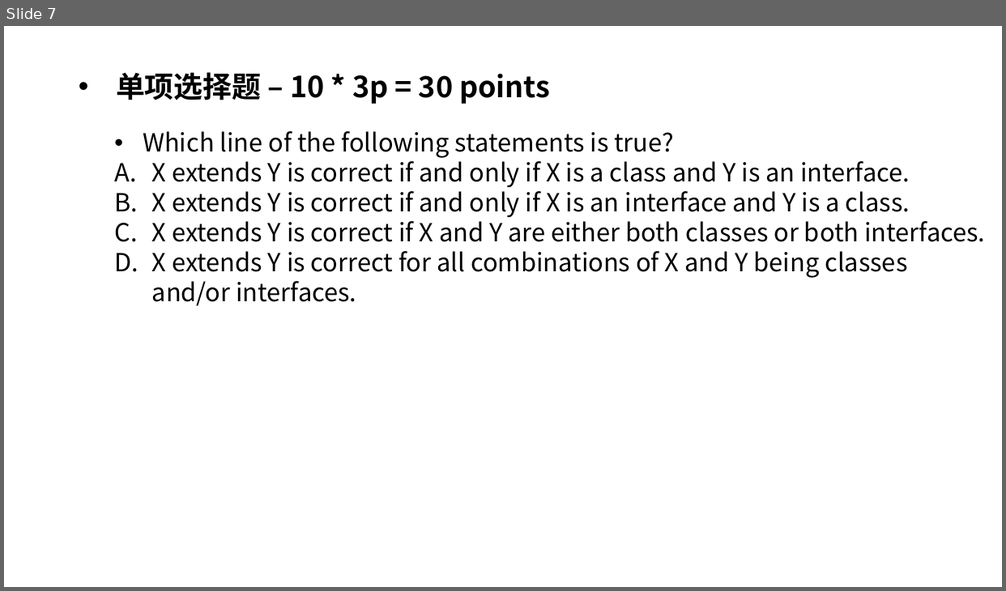
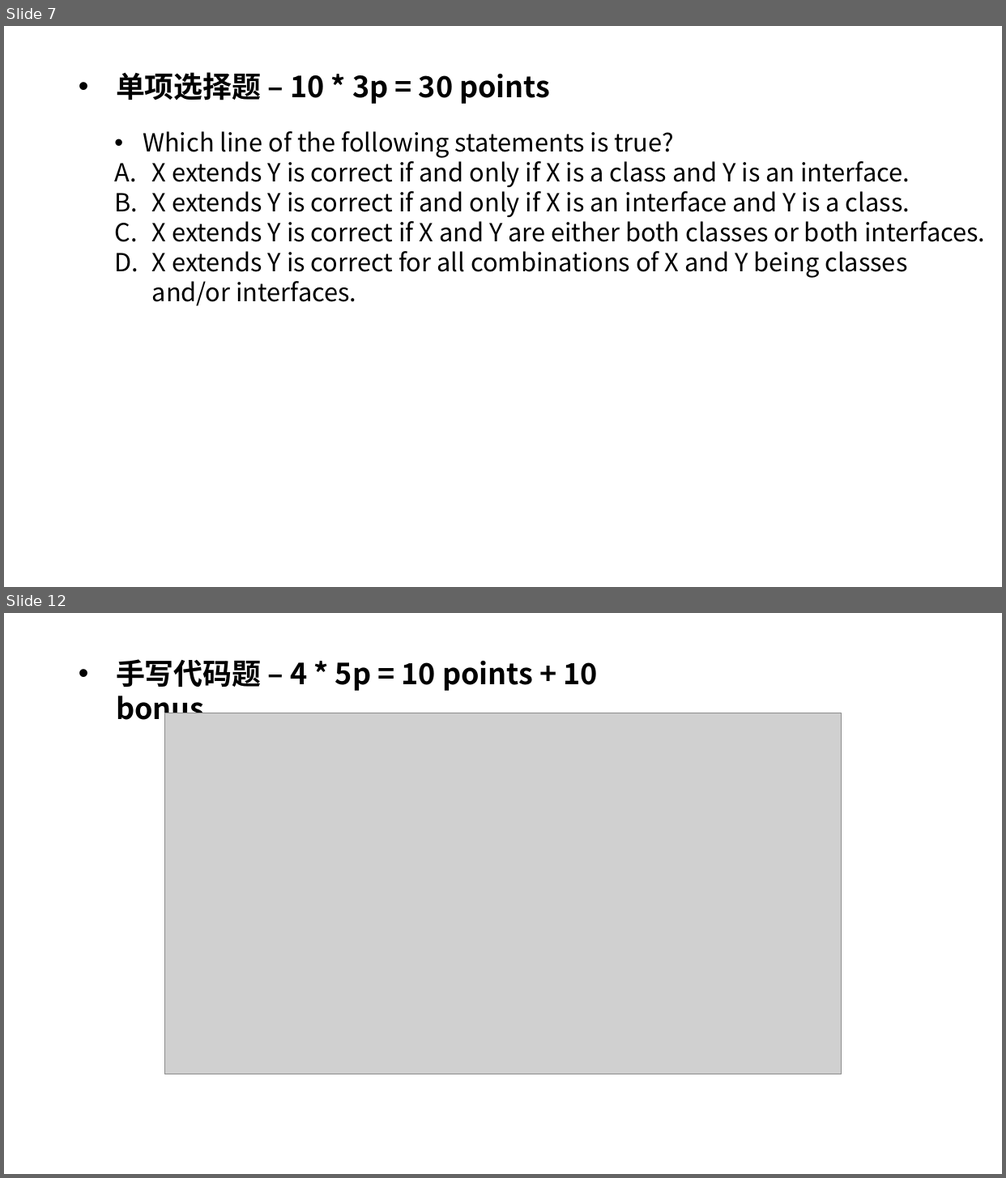
Before and after one commit to Ray0v0/CS109_Teaching, a slide deck: ppt/Java期末复习.pptx. Shown one above the other, each under a label of ours: slide 7 before the commit, slides 7 and 12 after it; the slides between them are not shown. The pictures are 1006x591 and 1006x1178 pixels, drawn with LibreOffice and Linux fonts; fonts in the diff are those of the drawing; grey boxes stand for pictures. Boxes give left, top, right and bottom in pixels: in the first picture for what was removed or moved away, otherwise in the second. Text is boxed around its words. In the diff, an @@ line names an element or a change of style, - is before the commit and + after.

```diff
--- a/ppt/Java期末复习.pptx
+++ b/ppt/Java期末复习.pptx
@@ slide 12 added at <box>4,613,1002,1174</box>, background #FFFFFF @@
@@ text added at <box>116,659,598,691</box>, 28 pt, text #000000, bold @@
+• 手写代码题 – 4 * 5p = 10 points + 10 bonus
@@ picture added at <box>164,713,842,1075</box> @@
```
Also in this commit, not shown: 1 slide changed, 6 other slides added, 1 other file.
